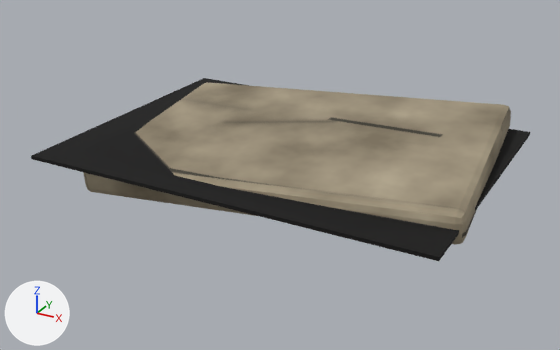
The glTF model art/kit/trap_siracusa_heavy.glb: old version first, new version second.
Before and after are seen from a 50 mm camera at (0.939, -1.765, 0.79) aimed at (0.008, -0.072, -0.057). The lights are fixed; the arrows at lower left show +X, +Y and +Z. The older version comes first. Vertices at exactly the same position are counted once.

Objects in the first picture: 'trap_siracusa_heavy'.
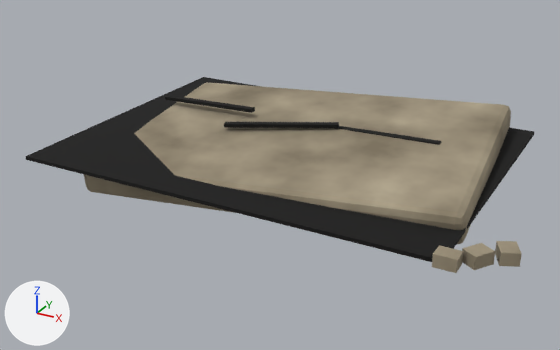
What differs and where, as boxes (x1, y1, x2, y2) in the pictures (560 x 350 px):
'trap_siracusa_heavy', reshaped (7% taller)
    before: (31, 78, 530, 261)
    after: (25, 77, 534, 273)
part 1 of me_trap_siracusa_heavy, added
    after: (25, 77, 534, 262)
part 2 of me_trap_siracusa_heavy, built on
    before: (31, 78, 530, 261)
    after: (165, 95, 522, 273)
part 3 of me_trap_siracusa_heavy, surface changed
    both: (84, 82, 511, 244)

Diff of the bpy script that builds the scene:
```diff
--- a/art/kit/trap_siracusa_heavy.glb.py
+++ b/art/kit/trap_siracusa_heavy.glb.py
@@ me_trap_siracusa_heavy @@
 # used by ob_trap_siracusa_heavy; location = (0.0, 0.0, 0.0)
-me_trap_siracusa_heavy.from_pydata(...)  # 64 vertices, 120 faces; spans x -0.56..0.572, y -0.41..0.417, z -0.084..0.084
+me_trap_siracusa_heavy.from_pydata(...)  # 112 vertices, 192 faces; spans x -0.57..0.709, y -0.44..0.42, z -0.084..0.084
+# me_trap_siracusa_heavy part 1: a new loose piece, a box spanning x -0.57..0.57, y -0.42..0.42, z -0.001..0.009, in mat_trap_siracusa_heavy_hole
+# me_trap_siracusa_heavy part 2
+# 6 vertices are removed from x -0.56..0.56, y -0.41..0.41, z -0.001..0.009
+# 12 faces are deleted
+# 2 vertices move from x 0.56, y -0.41, z -0.001..0.009 to x 0.605, y -0.44, z 0.0..0.03
+# 27 vertices are added at x -0.48..0.709, y -0.44..0.097, z 0.0..0.064
+# 11 new vertices lie (0.0, 0.0, 0.03) away from vertices in x 0.555..0.709, y -0.44..-0.309, z 0.0
+# 8 new vertices lie (0.319, -0.016, 0.016) away from vertices in x -0.48..0.081, y 0.079..0.097, z 0.036..0.048
+# 36 new faces join them, mat_trap_siracusa_heavy_stone
+# 36 new faces join them, mat_trap_siracusa_heavy_hole
+# me_trap_siracusa_heavy part 3: 97 kept faces spanning x -0.492..0.572, y -0.377..0.417, z -0.084..0.084 get new texture (UV) coordinates
 me_trap_siracusa_heavy.materials.append(mat_trap_siracusa_heavy_stone)
```
